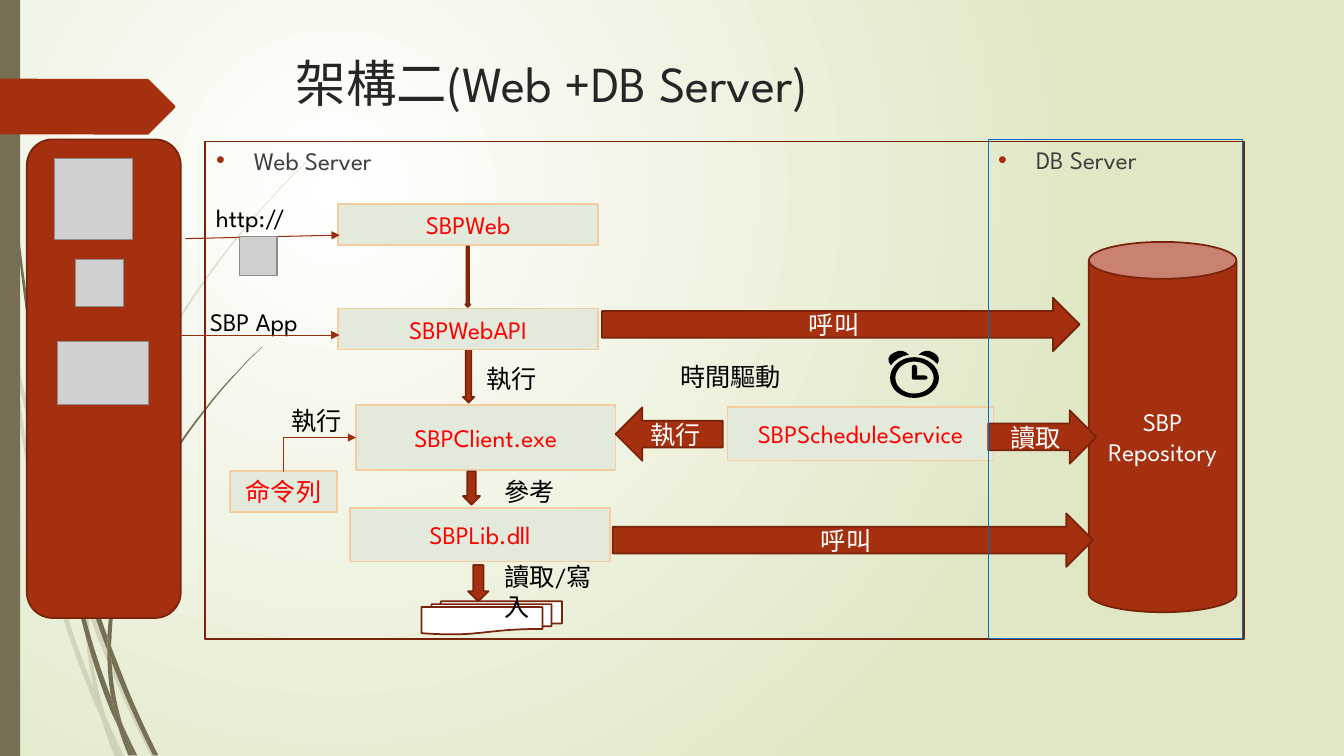
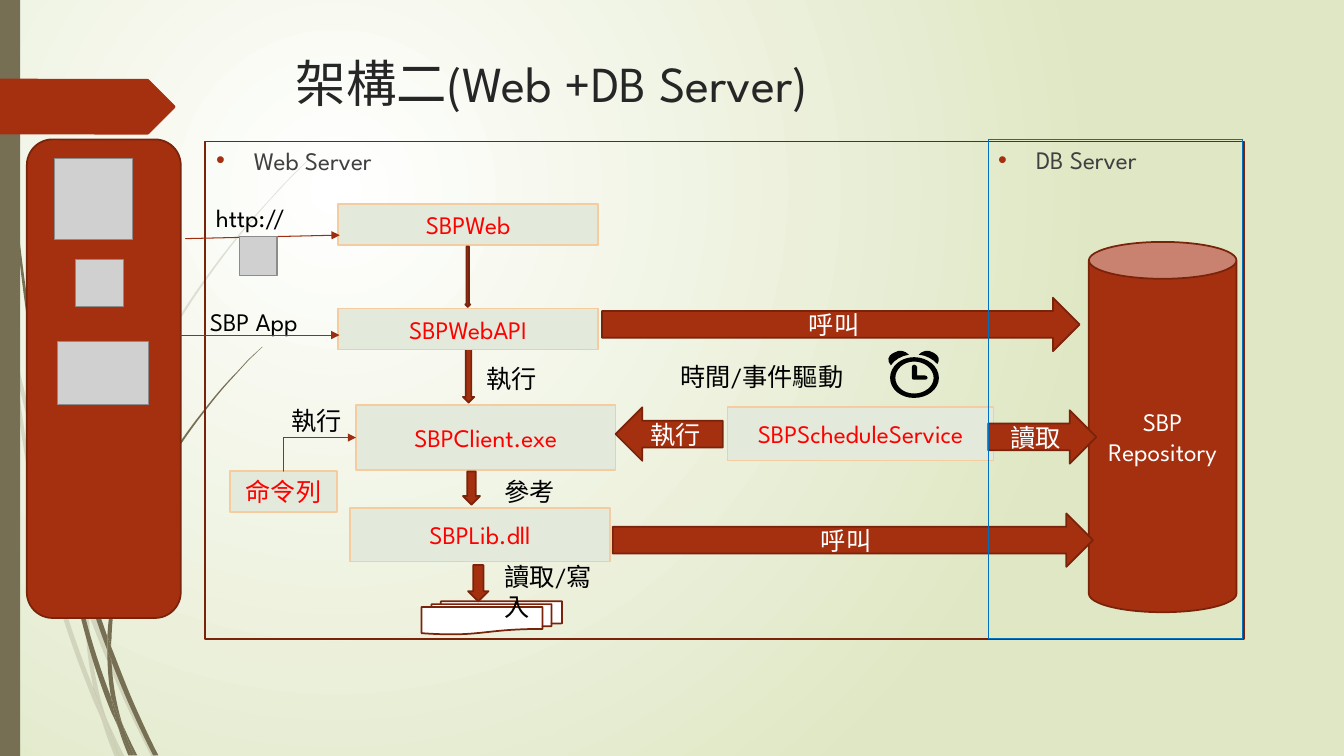
Before and after one commit to jonesyeh/SBP_PPT, a slide deck: slide 2 of SBP架構圖.pptx. Drawn at 1344x756 pixels with LibreOffice and Linux fonts; fonts in the diff are those of the drawing; grey boxes stand for pictures. Boxes give left, top, right and bottom in pixels: in the first picture for what was removed or moved away, otherwise in the second. Text is boxed around its words. In the diff, an @@ line names an element or a change of style, - is before the commit and + after.

```diff
--- a/SBP架構圖.pptx
+++ b/SBP架構圖.pptx
@@ text at (680,364,843,389): text changed @@
-時間驅動
+時間/事件驅動
```
Also in this commit, not shown: 3 other slides changed, 2 other files.
